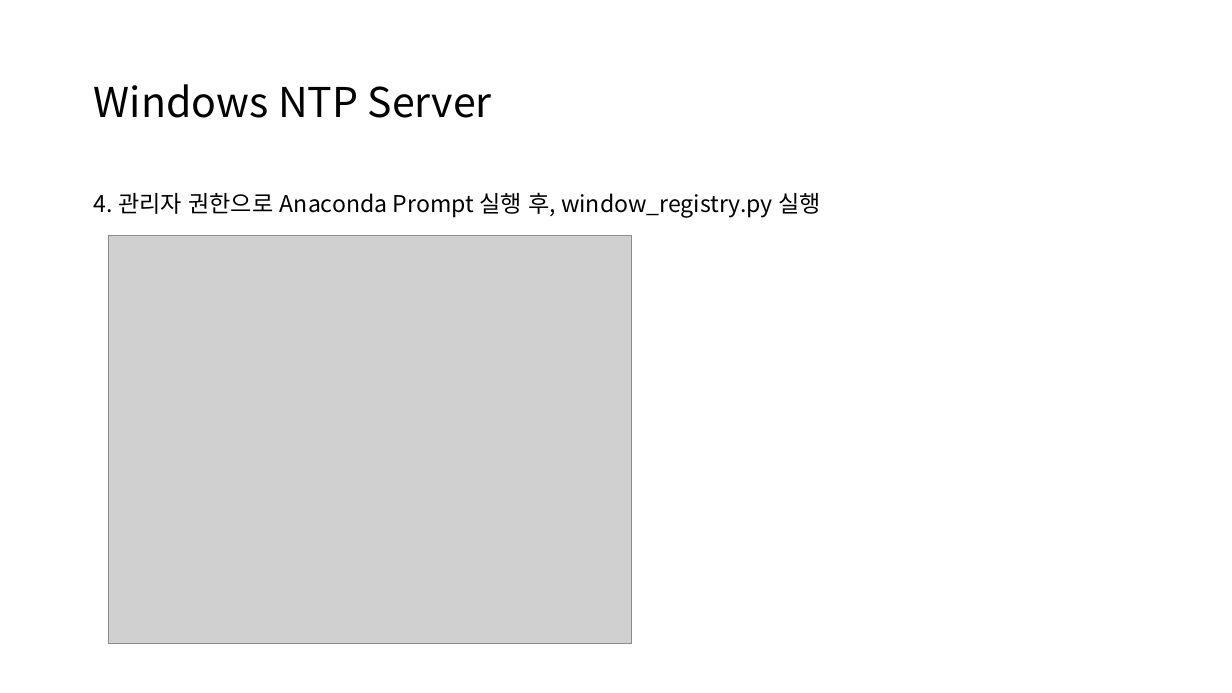
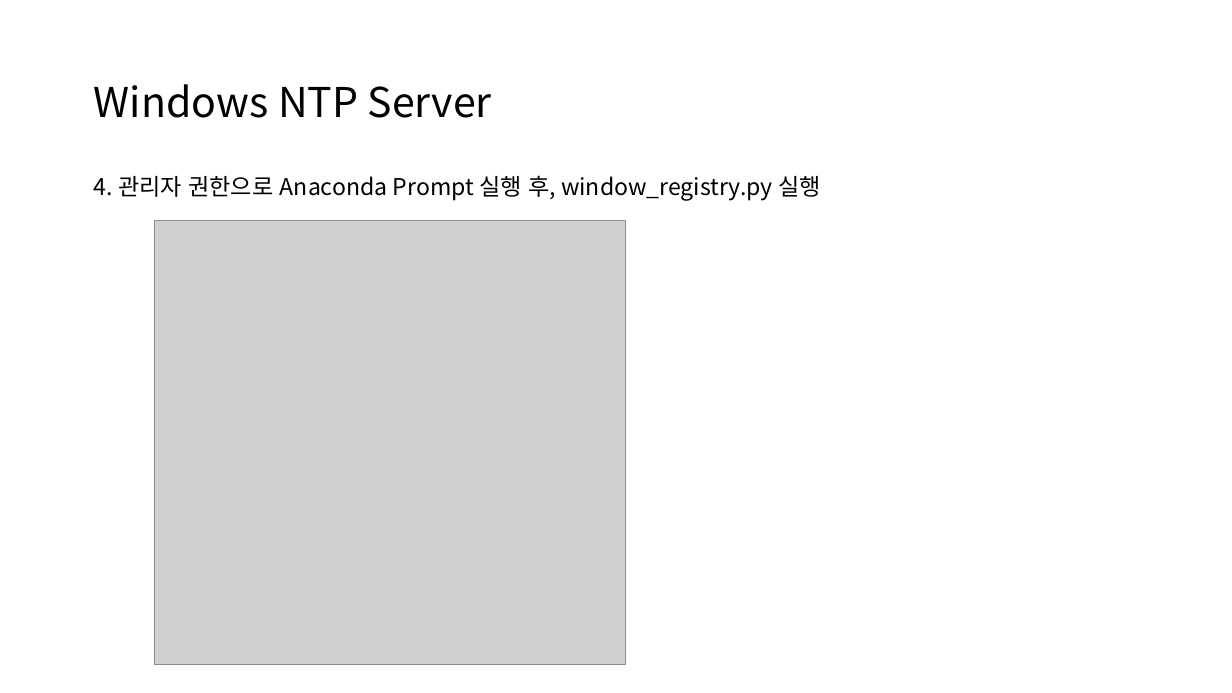
Before and after one commit to UnstructuredWork/udp_client, a slide deck: slide 8 of doc/time_synchronization.pptx. Drawn at 1232x693 pixels with LibreOffice and Linux fonts; fonts in the diff are those of the drawing; grey boxes stand for pictures. Boxes give left, top, right and bottom in pixels: in the first picture for what was removed or moved away, otherwise in the second. Text is boxed around its words. In the diff, an @@ line names an element or a change of style, - is before the commit and + after.

```diff
--- a/doc/time_synchronization.pptx
+++ b/doc/time_synchronization.pptx
@@ text "4. 관리자 권한으로 Anaconda Prompt ...": place and size @@
-text "4. 관리자 권한으로 Anaconda Prompt ..." at [94, 192, 821, 218]
+text "4. 관리자 권한으로 Anaconda Prompt ..." at [94, 175, 821, 200]
@@ picture: place and size @@
-picture at [108, 236, 631, 643]
+picture at [154, 220, 626, 665]
```
Also in this commit, not shown: 3 other slides changed, 1 slide added.
